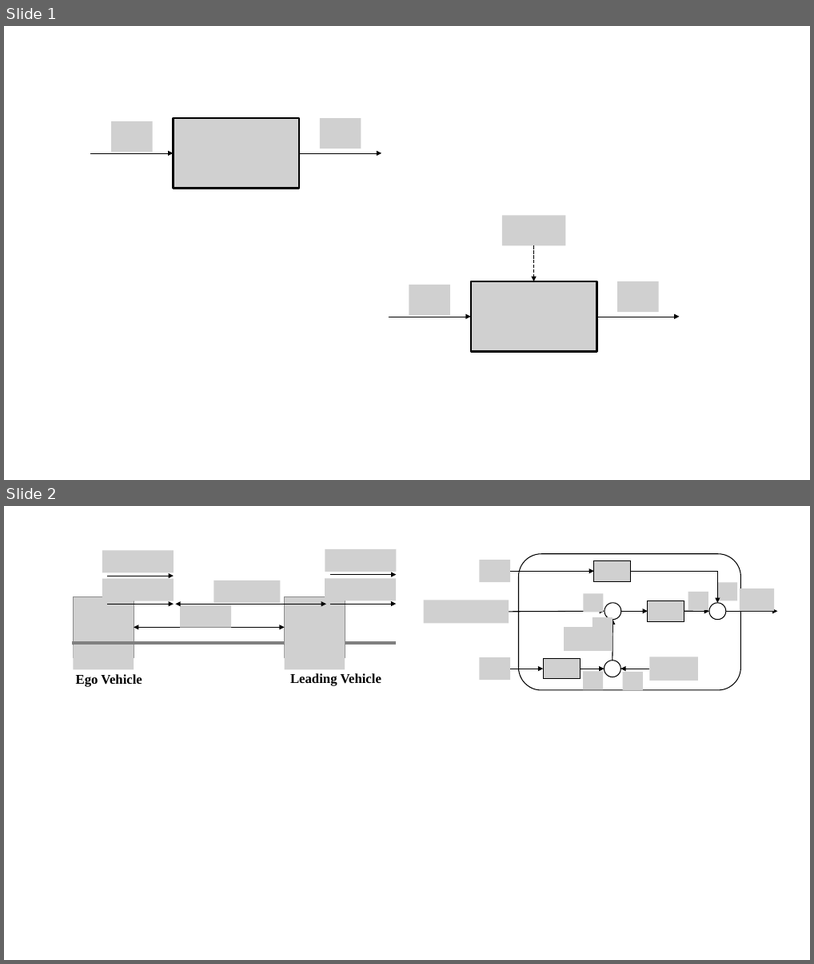
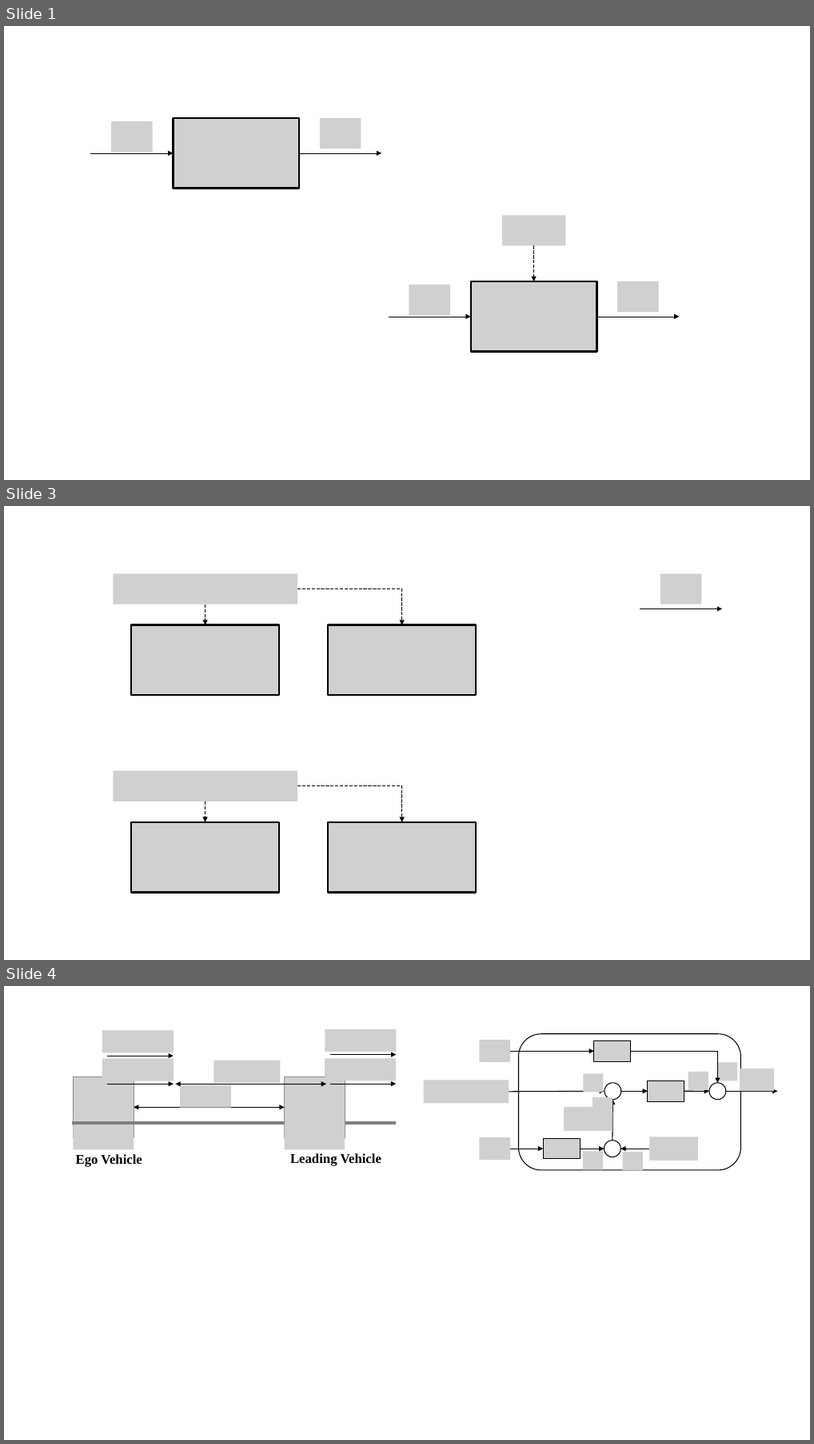
Before and after one commit to descyphy/pycasse, a slide deck: documentation/source/figs/images.pptx. Shown one above the other, each under a label of ours: slides 1 and 2 before the commit, slides 1, 3 and 4 after it; the slides between them are not shown. The pictures are 814x964 and 814x1444 pixels, drawn with LibreOffice and Linux fonts; fonts in the diff are those of the drawing; grey boxes stand for pictures. Boxes give left, top, right and bottom in pixels: in the first picture for what was removed or moved away, otherwise in the second. Text is boxed around its words. In the diff, an @@ line names an element or a change of style, - is before the commit and + after.

```diff
--- a/documentation/source/figs/images.pptx
+++ b/documentation/source/figs/images.pptx
@@ slide 3 added at (4, 506, 810, 960), background #FFFFFF @@
@@ picture added at (113, 574, 298, 604) @@
@@ picture added at (661, 574, 702, 604) @@
@@ elbow arrow added from (298, 589) to (402, 625), #000000 0.5 pt dashed @@
@@ picture added at (132, 625, 280, 696) @@
@@ arrow added from (206, 604) to (206, 625), #000000 0.5 pt dashed @@
@@ picture added at (328, 625, 477, 696) @@
@@ arrow added from (641, 609) to (722, 609), #000000 0.5 pt @@
@@ picture added at (113, 770, 298, 800) @@
@@ elbow arrow added from (298, 786) to (402, 822), #000000 0.5 pt dashed @@
@@ arrow added from (206, 801) to (206, 822), #000000 0.5 pt dashed @@
@@ picture added at (132, 822, 280, 892) @@
@@ picture added at (328, 822, 477, 892) @@
@@ what was slide 2 is now slide 4 @@
```
Also in this commit, not shown: 1 other slide added, 37 other files.
